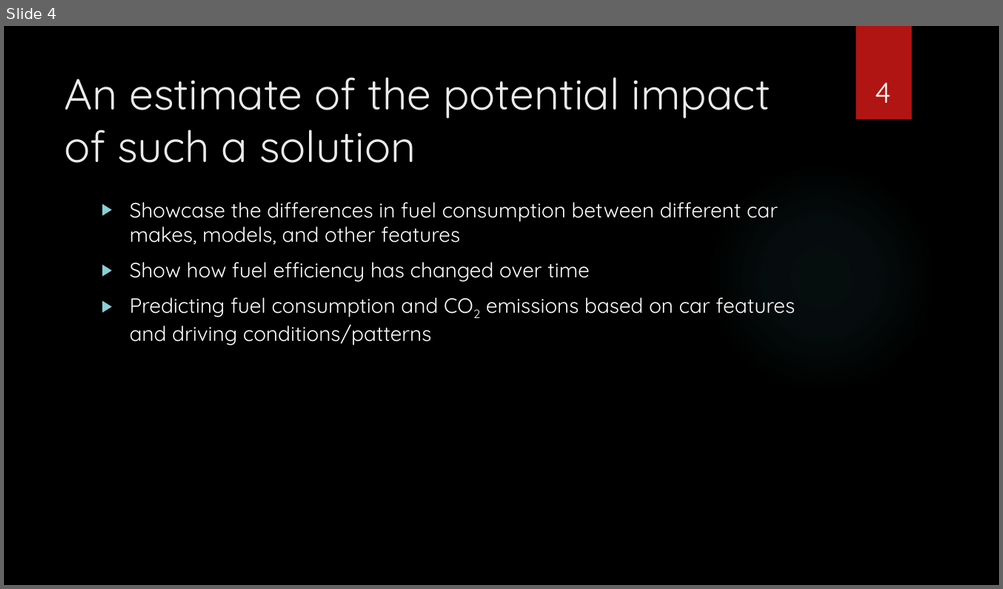
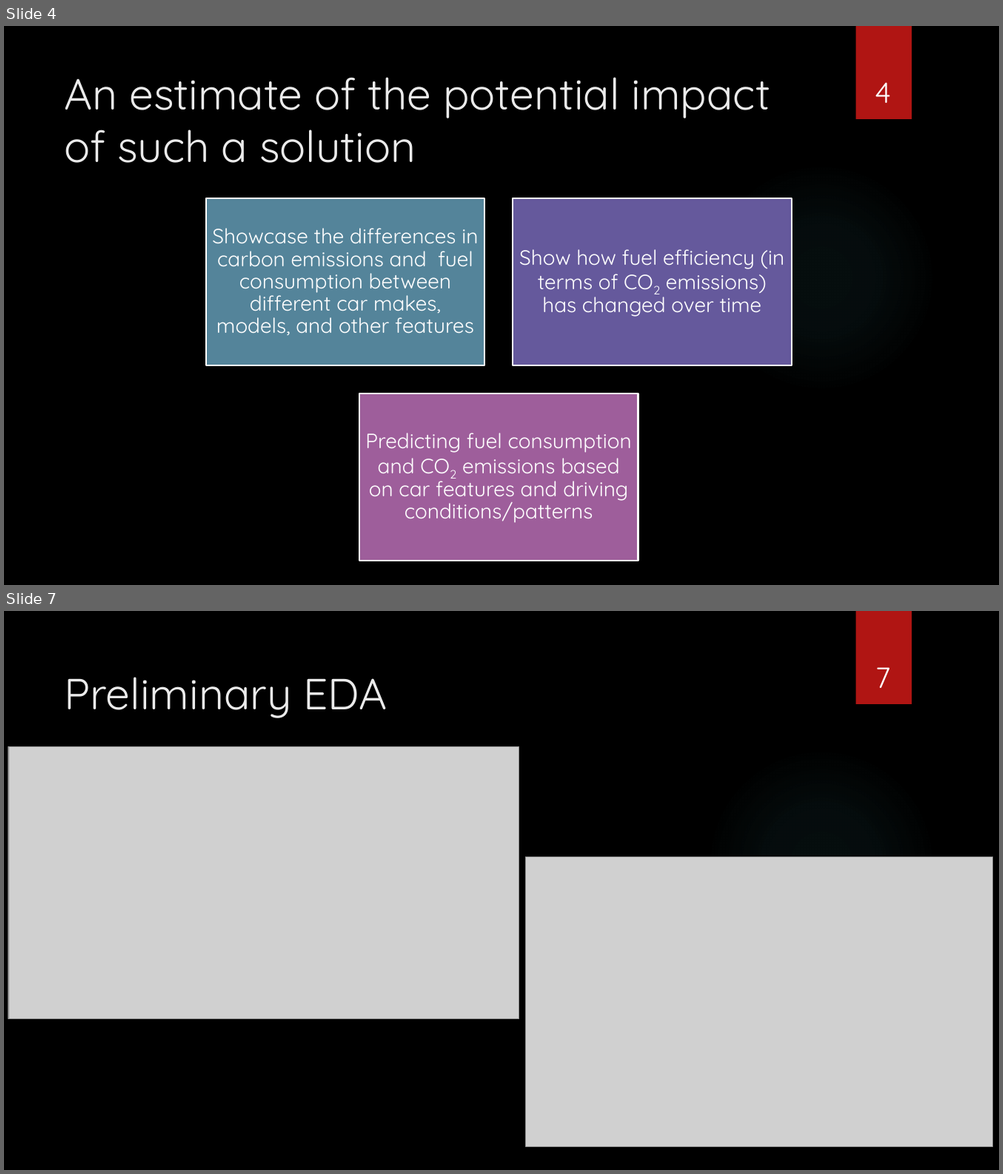
Before and after one commit to zaidjawadi/Capstone-Project, a slide deck: Sprint 1 Presentation.pptx. Shown one above the other, each under a label of ours: slide 4 before the commit, slides 4 and 7 after it; the slides between them are not shown. The pictures are 1003x589 and 1003x1174 pixels, drawn with LibreOffice and Linux fonts; fonts in the diff are those of the drawing; grey boxes stand for pictures; background and template pictures are left out. Boxes give left, top, right and bottom in pixels: in the first picture for what was removed or moved away, otherwise in the second. Text is boxed around its words. In the diff, an @@ line names an element or a change of style, - is before the commit and + after.

```diff
--- a/Sprint 1 Presentation.pptx
+++ b/Sprint 1 Presentation.pptx
@@ slide 7 added at [4, 611, 999, 1170], background picture (left out); not listed: 2 template elements that a slide beside it also shows @@
@@ title added at [65, 677, 387, 718], 42 pt, text #EBEBEB @@
+Preliminary EDA
@@ page number added at [875, 667, 890, 688], 28 pt, text #FFFFFF @@
+7
@@ picture added at [8, 747, 519, 1019] @@
@@ picture added at [526, 857, 993, 1147] @@
@@ slide 4 changed as well @@
@@ text removed at [130, 202, 795, 346] @@
-▶ Showcase the differences in fuel consumption between different car makes, models, and other features
-▶ Show how fuel efficiency has changed over time
-▶ Predicting fuel consumption and CO2 emissions based on car features and driving conditions/patterns
@@ group added at [206, 199, 792, 561]: 3 rectangles, 3 texts @@
+Showcase the differences in carbon emissions and fuel consumption between different car makes, models, and other features
+Show how fuel efficiency (in terms of CO2 emissions) has changed over time
+Predicting fuel consumption and CO2 emissions based on car features and driving conditions/patterns
```
Also in this commit, not shown: 5 other slides changed, 2 other slides added, 6 other files.
